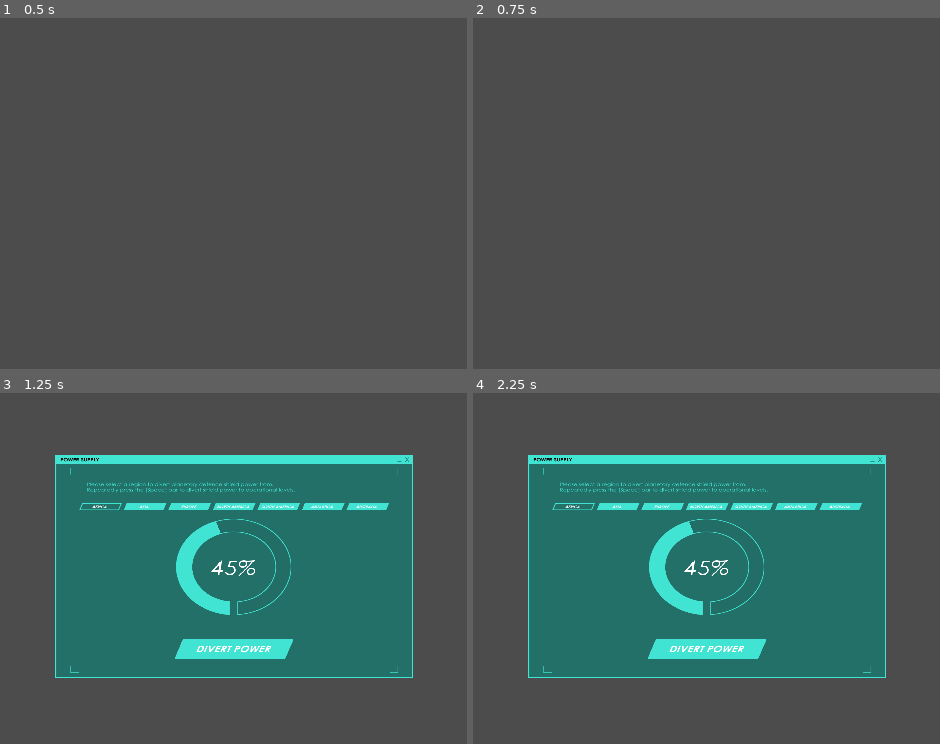
Above: before the commit, frames 1-4 (two rows, left to right).
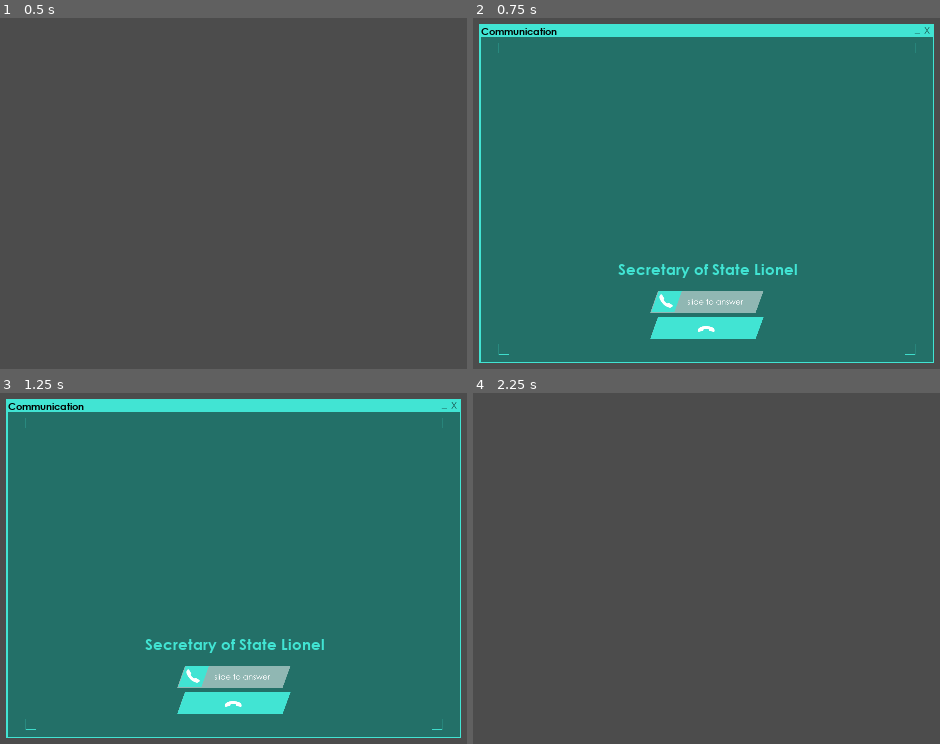
Above: after the commit, the same moments.

Repository: CoderJet/GMTK-20
Game: Godot game, scene res://GameManager.tscn
Same seed, same stepped clock (60 frames per second), same inputs: the game is played once before the commit and once after it. This scene is started directly instead of the project's main scene.
Inputs (mouse positions are in pixels of both pictures, inside the frame that each line leads up to):
- Up to frame 1 (0.5 s): no input
- Up to frame 2 (0.75 s): tap Enter at 0.5 s; move the mouse to (883, 168) at 0.52 s; tap 4 at 0.6 s
- Up to frame 3 (1.25 s): tap 1 at 0.8 s
- Up to frame 4 (2.25 s): click (664, 677) at 1.27 s; click (706, 701) at 2.02 s

Frame 1 is identical in both runs. In frame 2, 94% of the frame differs, in the area x 1-99%, y 1-99%; in frame 3, 53%; in frame 4, 49%.

Commit message:
Quick push

Diff:
--- a/GameManager.gd
+++ b/GameManager.gd
@@ -15,12 +15,9 @@
 onready var captchaPackedScene = preload("res://src/CaptchaGame/CaptchaGame.tscn")
 onready var buttonPackedScene = preload("res://src/ButtonMashGame/ButtonMashGame.tscn")
 onready var spacePackedScene = preload("res://src/SpaceMashGame/SpaceMashGame.tscn")
-#onready var switchMiniGame = preload("")
+onready var switchMiniGame = preload("res://src/SwitchMiniGame/SwitchMiniGame.tscn")
 
-var captchaNode = null
-var buttonNode = null
-var spaceNode = null
-var switchNode = null
+var currentNode = null
 
 var module_statistics = {
 	MODULE.SECURITY: 1.0,
@@ -32,6 +29,8 @@
 
 var time_remaining : float = 300
 var shield_level = 3
+
+export var ModuleReductionRange : Vector2 = Vector2(0.0025, 0.09)
 
 ## MAIN FUNCTIONS
 func _ready() -> void:
@@ -55,6 +54,8 @@
 		open_button_mash_game(MODULE.COMMUNICATION)
 	elif event.scancode == KEY_3 and event.pressed:
 		open_captcha_game()
+	elif event.scancode == KEY_4 and event.pressed:
+		open_switch_game()
 
 ## CONTROL FUNCTIONS
 func _on_Timer_timeout() -> void:
@@ -65,7 +66,7 @@
 
 		randomize()
 		if (randf() <= 0.5):
-			module_statistics[key] -= rand_range(0.0025, 0.09)
+			module_statistics[key] -= rand_range(ModuleReductionRange.x, ModuleReductionRange.y)
 
 			if module_statistics[key] <= 0:
 				shield_level -= 1
@@ -79,65 +80,87 @@
 
 ## PUBLIC FUNCTIONS
 func open_captcha_game() -> void:
-	if captchaNode == null:
-		captchaNode = captchaPackedScene.instance()
-		captchaNode.connect("finished", self, "_on_captcha_closed")
-		add_child(captchaNode)
-	else:
-		print_debug("Exists")
+	if currentNode == null:
+		currentNode = captchaPackedScene.instance()
+		currentNode.connect("finished", self, "_on_captcha_closed")
+		add_child(currentNode)
 
 
 func open_button_mash_game(module : int) -> void:
-	var instance = spacePackedScene.instance()
-	add_child(instance)
+	if currentNode == null:
+		currentNode = buttonPackedScene.instance()
+
+		if module == MODULE.SOFTWARE_INTEGRITY:
+			currentNode.initiate_minigame(currentNode.FILE_TYPE.CODE)
+		else:
+			randomize()
+
+			if randf() <= 0.5:
+				currentNode.initiate_minigame(currentNode.FILE_TYPE.EMAIL)
+			else:
+				currentNode.initiate_minigame(currentNode.FILE_TYPE.RECIPE)
+
+		currentNode.connect("finished", self, "_on_button_closed")
+		add_child(currentNode)
 
 
 func open_space_mash_game(module : int) -> void:
-	var instance = buttonPackedScene.instance()
-
-	if module == MODULE.SOFTWARE_INTEGRITY:
-		instance.initiate_minigame(instance.FILE_TYPE.CODE)
-	elif module == MODULE.COMMUNICATION:
-		randomize()
-
-		if randf() <= 0.5:
-			instance.initiate_minigame(instance.FILE_TYPE.EMAIL)
-		else:
-			instance.initiate_minigame(instance.FILE_TYPE.RECIPE)
-	add_child(instance)
+	if currentNode == null:
+		currentNode = buttonPackedScene.instance()
+		currentNode.connect("finished", self, "_on_space_closed")
+		add_child(currentNode)
 
 
-func open_switch_game(module : int) -> void:
-	pass
+func open_switch_game() -> void:
+	if currentNode == null:
+		currentNode = switchMiniGame.instance()
+		currentNode.connect("finished", self, "_on_switch_closed")
+		add_child(currentNode)
 
 
 ## MODULE FUNCTIONS
 func _on_captcha_closed(value : bool) -> void:
-	remove_child(captchaNode)
-	captchaNode = null
+	remove_child(currentNode)
+	currentNode = null
 
-	print_debug("Passed" if value else "Failed")
+	if value:
+		module_statistics[MODULE.SECURITY] += 0.25
+	else:
+		module_statistics[MODULE.SECURITY] -= 0.35
+	emit_signal("module_update", module_statistics[MODULE.SECURITY])
 
 
-func _on_button_mash_closed(value : bool) -> void:
-	remove_child(buttonNode)
-	buttonNode = null
+func _on_button_mash_closed(value : bool, module : int) -> void:
+	remove_child(currentNode)
+	currentNode = null
 
-	print_debug("Passed" if value else "Failed")
+	if value:
+		module_statistics[module] += 0.25
+	else:
+		module_statistics[module] -= 0.35
+	emit_signal("module_update", module_statistics[module])
 
 
 func _on_space_mash_closed(value : bool) -> void:
-	remove_child(spaceNode)
-	spaceNode = null
+	remove_child(currentNode)
+	currentNode = null
 
-	print_debug("Passed" if value else "Failed")
+	if value:
+		module_statistics[MODULE.POWER_SUPPLY] += 0.25
+	else:
+		module_statistics[MODULE.POWER_SUPPLY] -= 0.35
+	emit_signal("module_update", module_statistics[MODULE.POWER_SUPPLY])
 
 
 func _on_switch_closed(value : bool) -> void:
-	remove_child(switchNode)
-	switchNode = null
+	remove_child(currentNode)
+	currentNode = null
 
-	print_debug("Passed" if value else "Failed")
+	if value:
+		module_statistics[MODULE.COMMUNICATION] += 0.25
+	else:
+		module_statistics[MODULE.COMMUNICATION] -= 0.35
+	emit_signal("module_update", module_statistics[MODULE.COMMUNICATION])
 
 ## HELPER FUNCTIONS
 func _module_to_string(value : int) -> String:
--- a/src/ButtonMashGame/ButtonMashGame.gd
+++ b/src/ButtonMashGame/ButtonMashGame.gd
@@ -99,6 +99,6 @@
 
 	## Check against game's pass criteria
 	if score >= 0.5:
-		emit_signal("finished", true)
+		emit_signal("finished", true, current_file_type)
 	else:
-		emit_signal("finished", false)
+		emit_signal("finished", false, current_file_type)
--- a/src/SpaceMashGame/SpaceMashGame.gd
+++ b/src/SpaceMashGame/SpaceMashGame.gd
@@ -11,7 +11,7 @@
 }
 
 signal power_stolen
-signal closed
+signal finished
 
 var current_country = COUNTRY.AFRICA
 var power_level : float = 0.45
--- /dev/null
+++ b/src/SwitchMiniGame/SwitchMiniGame.gd
@@ -0,0 +1,99 @@
+extends Control
+
+
+enum CALL_TYPE {
+	PERSONAL = 0,
+	WORK,
+}
+
+signal finished
+
+onready var slider = get_node("SlideBackground/SliderPickup")
+onready var slider_anim = get_node("SlideBackground/AnimationPlayer")
+
+onready var female_avatar = get_node("Node/FemalePortrait")
+onready var male_avatar = get_node("Node/MalePortrait")
+onready var contact_name = get_node("Node/ContactName")
+
+export (String, MULTILINE) var PersonalFemales
+export (String, MULTILINE) var PersonalMales
+
+export (String, MULTILINE) var WorkFemales
+export (String, MULTILINE) var WorkMales
+
+var pickup_has_focus = false
+var start_pos := Vector2()
+var curr_pos := Vector2()
+
+var current_call_type = CALL_TYPE.PERSONAL
+
+# Called when the node enters the scene tree for the first time.
+func _ready() -> void:
+	male_avatar.visible = false
+	male_avatar.visible = false
+
+
+func initiate_minigame(value : int) -> void:
+	current_call_type = value
+	randomize()
+
+	if current_call_type == CALL_TYPE.PERSONAL:
+		if randf() > 1.25:
+			var items = PersonalFemales.split('\n')
+			contact_name.text = items[randi() % items.size()].strip_edges()
+			female_avatar.visible = true
+		else:
+			var items = PersonalMales.split('\n')
+			contact_name.text = items[randi() % items.size()].strip_edges()
+			male_avatar.visible = true
+	else:
+		if randf() > 0.5:
+			var items = WorkFemales.split('\n')
+			contact_name.text = items[randi() % items.size()].strip_edges()
+			female_avatar.visible = true
+		else:
+			var items = WorkMales.split('\n')
+			contact_name.text = items[randi() % items.size()].strip_edges()
+			male_avatar.visible = true
+
+
+func _process(delta: float) -> void:
+	if slider.rect_position.x == 256:
+		slider_anim.play("Fade")
+
+func _input(event: InputEvent) -> void:
+	if event is InputEventMouse and pickup_has_focus:
+		curr_pos = get_global_mouse_position()
+		var diff = curr_pos.x - start_pos.x
+
+		if slider.rect_position.x < 128:
+			slider.rect_position.x = max(0, min(256, diff))
+		else:
+			slider.rect_position.x = 256
+
+func _on_SliderPickup_button_down() -> void:
+	pickup_has_focus = true
+	curr_pos = get_global_mouse_position()
+	start_pos = curr_pos
+	#print_debug("Gained Focus")
+
+
+func _on_SliderPickup_button_up() -> void:
+	pickup_has_focus = false
+
+	if slider.rect_position.x < 64:
+		slider.rect_position.x = 0
+	else:
+		slider.rect_position.x = 256
+	#print_debug("Lost Focus")
+
+
+func _on_AnimationPlayer_animation_finished(anim_name: String) -> void:
+	slider_anim.stop()
+	$SlideBackground.visible =false
+	slider.rect_position.x = 0
+	emit_signal("finished", true)
+
+
+func _on_ButtonHangUp_pressed() -> void:
+	emit_signal("finished", false)
--- /dev/null
+++ b/src/SwitchMiniGame/SwitchMiniGame.tscn
@@ -0,0 +1,165 @@
+[gd_scene load_steps=12 format=2]
+
+[ext_resource path="res://src/res/Window/Toggle/windowbuttonswitchhangup.png" type="Texture" id=1]
+[ext_resource path="res://src/res/Window/Toggle/Slider_Node.png" type="Texture" id=2]
+[ext_resource path="res://src/res/Window/Toggle/windowbutton_switch_slider.png" type="Texture" id=3]
+[ext_resource path="res://src/res/Window/windowclear.png" type="Texture" id=4]
+[ext_resource path="res://src/SwitchMiniGame/SwitchMiniGame.gd" type="Script" id=5]
+[ext_resource path="res://src/res/Window/Toggle/windowbuttonswitchhangupblank.png" type="Texture" id=6]
+[ext_resource path="res://src/res/window_switch_graphic_portrait_male.png" type="Texture" id=7]
+[ext_resource path="res://src/res/window_switch_graphic_portrait_female.png" type="Texture" id=8]
+[ext_resource path="res://src/res/Fonts/16/GOTHICB16.tres" type="DynamicFont" id=9]
+[ext_resource path="res://src/res/Fonts/24/GOTHICB-24.tres" type="DynamicFont" id=10]
+
+[sub_resource type="Animation" id=1]
+resource_name = "Fade"
+length = 0.2
+tracks/0/type = "value"
+tracks/0/path = NodePath(".:modulate")
+tracks/0/interp = 1
+tracks/0/loop_wrap = true
+tracks/0/imported = false
+tracks/0/enabled = true
+tracks/0/keys = {
+"times": PoolRealArray( 0, 0.2 ),
+"transitions": PoolRealArray( 1, 1 ),
+"update": 0,
+"values": [ Color( 1, 1, 1, 1 ), Color( 1, 1, 1, 0 ) ]
+}
+
+[node name="SwitchMiniGame" type="Control"]
+margin_right = 1280.0
+margin_bottom = 720.0
+script = ExtResource( 5 )
+__meta__ = {
+"_edit_use_anchors_": false
+}
+PersonalFemales = "Mum
+"
+PersonalMales = "Dodgey Dave"
+WorkFemales = "The President"
+WorkMales = "Secretary of State Lionel"
+
+[node name="Window" type="NinePatchRect" parent="."]
+anchor_left = 0.5
+anchor_top = 0.5
+anchor_right = 0.5
+anchor_bottom = 0.5
+margin_left = -364.0
+margin_top = -271.5
+margin_right = 364.0
+margin_bottom = 271.5
+rect_pivot_offset = Vector2( 364, 271 )
+texture = ExtResource( 4 )
+region_rect = Rect2( 0.0443115, 0, 1091.96, 816 )
+patch_margin_left = 73
+patch_margin_top = 71
+patch_margin_right = 71
+patch_margin_bottom = 45
+__meta__ = {
+"_edit_use_anchors_": false
+}
+
+[node name="Label" type="Label" parent="Window"]
+margin_left = 2.35968
+margin_top = 0.707916
+margin_right = 128.36
+margin_bottom = 21.7079
+custom_fonts/font = ExtResource( 9 )
+custom_colors/font_color = Color( 0, 0, 0, 1 )
+text = "Communication"
+
+[node name="SlideBackground" type="TextureRect" parent="."]
+anchor_left = 0.5
+anchor_top = 0.5
+anchor_right = 0.5
+anchor_bottom = 0.5
+margin_left = -182.5
+margin_top = 138.5
+margin_right = 182.5
+margin_bottom = 209.5
+rect_scale = Vector2( 0.5, 0.5 )
+rect_pivot_offset = Vector2( 182, 35 )
+mouse_filter = 2
+texture = ExtResource( 3 )
+__meta__ = {
+"_edit_use_anchors_": false
+}
+
+[node name="SliderPickup" type="TextureButton" parent="SlideBackground"]
+anchor_left = 0.5
+anchor_top = 0.5
+anchor_right = 0.5
+anchor_bottom = 0.5
+margin_left = -182.5
+margin_top = -35.5
+margin_right = -77.5
+margin_bottom = 35.5
+rect_pivot_offset = Vector2( 52, 35 )
+texture_normal = ExtResource( 2 )
+texture_pressed = ExtResource( 2 )
+__meta__ = {
+"_edit_use_anchors_": false
+}
+
+[node name="AnimationPlayer" type="AnimationPlayer" parent="SlideBackground"]
+anims/Fade = SubResource( 1 )
+
+[node name="ButtonHangUp" type="TextureButton" parent="."]
+anchor_left = 0.5
+anchor_top = 0.5
+anchor_right = 0.5
+anchor_bottom = 0.5
+margin_left = -181.5
+margin_top = 180.5
+margin_right = 181.5
+margin_bottom = 251.5
+rect_scale = Vector2( 0.5, 0.5 )
+rect_pivot_offset = Vector2( 181, 35 )
+texture_normal = ExtResource( 1 )
+texture_pressed = ExtResource( 6 )
+__meta__ = {
+"_edit_use_anchors_": false
+}
+
+[node name="Node" type="Node" parent="."]
+
+[node name="FemalePortrait" type="TextureRect" parent="Node"]
+visible = false
+margin_left = 484.0
+margin_top = 147.5
+margin_right = 796.0
+margin_bottom = 460.5
+texture = ExtResource( 8 )
+__meta__ = {
+"_edit_use_anchors_": false
+}
+
+[node name="MalePortrait" type="TextureRect" parent="Node"]
+anchor_left = 0.5
+anchor_top = 0.5
+anchor_right = 0.5
+anchor_bottom = 0.5
+margin_left = -156.0
+margin_top = -212.5
+margin_right = 156.0
+margin_bottom = 100.5
+texture = ExtResource( 7 )
+
+[node name="ContactName" type="Label" parent="Node"]
+margin_left = 484.0
+margin_top = 466.0
+margin_right = 797.0
+margin_bottom = 497.0
+custom_fonts/font = ExtResource( 10 )
+custom_colors/font_color = Color( 0.258824, 0.898039, 0.831373, 1 )
+text = "Secretary of State Lionel"
+align = 1
+valign = 1
+__meta__ = {
+"_edit_use_anchors_": false
+}
+[connection signal="button_down" from="SlideBackground/SliderPickup" to="." method="_on_SliderPickup_button_down"]
+[connection signal="button_up" from="SlideBackground/SliderPickup" to="." method="_on_SliderPickup_button_up"]
+[connection signal="animation_finished" from="SlideBackground/AnimationPlayer" to="." method="_on_AnimationPlayer_animation_finished"]
+[connection signal="pressed" from="ButtonHangUp" to="." method="_on_ButtonHangUp_pressed"]
Binary file added: src/res/Window/Toggle/windowbuttonswitchhangupblank.png
Not shown, added: src/res/Window/Toggle/windowbuttonswitchhangupblank.png.import
Binary file added: src/res/Window/windowclear.png
Not shown, added: src/res/Window/windowclear.png.import
Binary file added: src/res/graphic_failstate_rat.png
Not shown, added: src/res/graphic_failstate_rat.png.import
Binary file added: src/res/module_hitbox.png
Not shown, added: src/res/module_hitbox.png.import
Binary file added: src/res/module_progress_bar.png
Not shown, added: src/res/module_progress_bar.png.import
Binary file added: src/res/module_progress_bar_full.png
Not shown, added: src/res/module_progress_bar_full.png.import
(and 18 more such lines)
